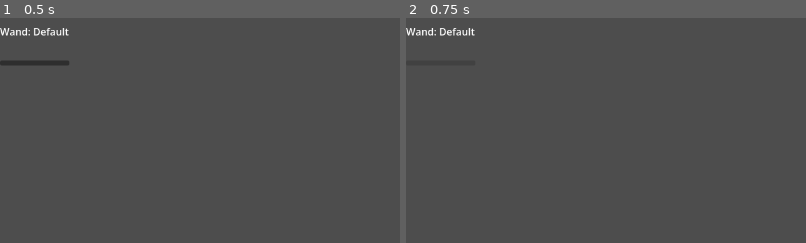
Above: before the commit, frames 1-2 (left to right).
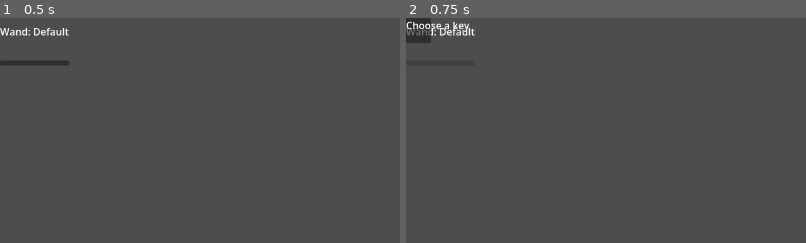
Above: after the commit, the same moments.

Repository: FakeSquiffy-Games/unguilded
Game: Godot game, scene res://scenes/world/main.tscn
Same seed, same stepped clock (60 frames per second), same inputs: the game is played once before the commit and once after it. Before the commit the project has no main scene; this scene is started directly in both runs.
Inputs (mouse positions are % of the whole screen's width and height, from its top left):
- Up to frame 1 (0.5 s): no input
- Up to frame 2 (0.75 s): click (4, 10) at 0.5 s
The pictures show only the part of the screen within x 0-50%, y 0-50%; the shares and areas given below are measured in that part.

Frame 1 is identical in both runs. In frame 2, 0.8% of the frame differs, in the area x 0-16%, y 0-12%.
Error before the commit: Invalid access to property or key 'stats' on a base object of type 'CharacterBody2D'. (res://scenes/entities/wand.gd:11)
Error after the commit: Invalid access to property or key 'display_name' on a base object of type 'Nil'. (res://scenes/ui/level_up_overlay.gd:24)

Commit message:
chore: Added Spell Resources and Fixed Scene Connections

Diff:
--- a/autoloads/SpellRegistry.gd
+++ b/autoloads/SpellRegistry.gd
@@ -1,6 +1,14 @@
 extends Node
 
-@export var all_offers: Array[KeyEntity] = []
+var all_offers: Array[KeyEntity] = []
+
+func _ready() -> void:
+	all_offers = [
+		load("res://resources/spells/key_a_fireball.tres"),
+		load("res://resources/spells/key_k_icelance.tres"),
+		load("res://resources/spells/key_j_icelance.tres"),  # same spell, different key
+		load("res://resources/spells/key_s_default.tres"),
+	]
 
 func get_random_offers(count: int) -> Array[KeyEntity]:
 	var available := all_offers.filter(
--- a/project.godot
+++ b/project.godot
@@ -11,14 +11,15 @@
 [application]
 
 config/name="Vampire Survivors"
+run/main_scene="uid://cissy37pn3xf3"
 config/features=PackedStringArray("4.6", "GL Compatibility")
 config/icon="res://icon.svg"
 
 [autoload]
 
-KeyManager="*uid://cxogxtp5xq3kk"
 SignalBus="*uid://bwjh02lq6ind"
 ChainSpellRegistry="*uid://c8gwpxxmwu015"
+KeyManager="*uid://cxogxtp5xq3kk"
 SpellRegistry="*uid://dnist6233e7wk"
 
 [display]
--- a/resources/spell_data.tscn
+++ /dev/null
@@ -1,3 +0,0 @@
-[gd_scene format=3 uid="uid://ypykd4wnfe3h"]
-
-[node name="SpellData" type="Node2D" unique_id=433877536]
--- /dev/null
+++ b/resources/spells/default_shot.tres
@@ -0,0 +1,7 @@
+[gd_resource type="Resource" script_class="SpellData" format=3 uid="uid://n4vrxhwqco6h"]
+
+[ext_resource type="Script" uid="uid://cie1k6ywlors6" path="res://resources/spell_data.gd" id="1_fvfn6"]
+
+[resource]
+script = ExtResource("1_fvfn6")
+metadata/_custom_type_script = "uid://cie1k6ywlors6"
--- /dev/null
+++ b/resources/spells/fireball.tres
@@ -0,0 +1,12 @@
+[gd_resource type="Resource" script_class="SpellData" format=3 uid="uid://bnfklwcilguiv"]
+
+[ext_resource type="Script" uid="uid://cie1k6ywlors6" path="res://resources/spell_data.gd" id="1_r2nu1"]
+
+[resource]
+script = ExtResource("1_r2nu1")
+spell_id = &"fireball"
+display_name = "Fireball"
+mana_cost = 20.0
+damage = 35.0
+speed = 300.0
+metadata/_custom_type_script = "uid://cie1k6ywlors6"
--- /dev/null
+++ b/resources/spells/ice_lance.tres
@@ -0,0 +1,13 @@
+[gd_resource type="Resource" script_class="SpellData" format=3 uid="uid://be7jhavmqe1d2"]
+
+[ext_resource type="Script" uid="uid://cie1k6ywlors6" path="res://resources/spell_data.gd" id="1_tfxp6"]
+
+[resource]
+script = ExtResource("1_tfxp6")
+spell_id = &"ice lance"
+display_name = "Ice Lance"
+mana_cost = 2.0
+activation_type = 1
+damage = 20.0
+speed = 500.0
+metadata/_custom_type_script = "uid://cie1k6ywlors6"
--- /dev/null
+++ b/resources/spells/key_a_fireball.tres
@@ -0,0 +1,9 @@
+[gd_resource type="Resource" script_class="KeyEntity" format=3 uid="uid://bytb4xk656d5"]
+
+[ext_resource type="Script" uid="uid://cw6rs1hm4jlga" path="res://resources/effects/key_effects.gd" id="1_hh7sp"]
+[ext_resource type="Script" uid="uid://brx3r3kxcw8sj" path="res://resources/key_entity.gd" id="2_lt8rp"]
+
+[resource]
+script = ExtResource("2_lt8rp")
+key = 65
+metadata/_custom_type_script = "uid://brx3r3kxcw8sj"
--- /dev/null
+++ b/resources/spells/key_j_icelance.tres
@@ -0,0 +1,9 @@
+[gd_resource type="Resource" script_class="KeyEntity" format=3 uid="uid://ctkjyd32visar"]
+
+[ext_resource type="Script" uid="uid://cw6rs1hm4jlga" path="res://resources/effects/key_effects.gd" id="1_thj7i"]
+[ext_resource type="Script" uid="uid://brx3r3kxcw8sj" path="res://resources/key_entity.gd" id="2_l33hu"]
+
+[resource]
+script = ExtResource("2_l33hu")
+key = 74
+metadata/_custom_type_script = "uid://brx3r3kxcw8sj"
--- /dev/null
+++ b/resources/spells/key_k_icelance.tres
@@ -0,0 +1,9 @@
+[gd_resource type="Resource" script_class="KeyEntity" format=3 uid="uid://c0x45si68fh5f"]
+
+[ext_resource type="Script" uid="uid://cw6rs1hm4jlga" path="res://resources/effects/key_effects.gd" id="1_rfff0"]
+[ext_resource type="Script" uid="uid://brx3r3kxcw8sj" path="res://resources/key_entity.gd" id="2_ud3xf"]
+
+[resource]
+script = ExtResource("2_ud3xf")
+key = 75
+metadata/_custom_type_script = "uid://brx3r3kxcw8sj"
--- /dev/null
+++ b/resources/spells/key_s_default.tres
@@ -0,0 +1,9 @@
+[gd_resource type="Resource" script_class="KeyEntity" format=3 uid="uid://dm7bhgkqmylqd"]
+
+[ext_resource type="Script" uid="uid://cw6rs1hm4jlga" path="res://resources/effects/key_effects.gd" id="1_gow6j"]
+[ext_resource type="Script" uid="uid://brx3r3kxcw8sj" path="res://resources/key_entity.gd" id="2_8ybmw"]
+
+[resource]
+script = ExtResource("2_8ybmw")
+key = 83
+metadata/_custom_type_script = "uid://brx3r3kxcw8sj"
--- a/scenes/entities/player.gd
+++ b/scenes/entities/player.gd
@@ -12,6 +12,7 @@
 var _moving: bool = false
 
 func _ready() -> void:
+	add_to_group("player")
 	if stats == null:
 		stats = PlayerStats.new()
 	SignalBus.hp_changed.emit(stats.hp, stats.max_hp)
--- a/scenes/entities/player.tscn
+++ b/scenes/entities/player.tscn
@@ -1,8 +1,13 @@
 [gd_scene format=3 uid="uid://ctc57wxfdeinf"]
 
+[ext_resource type="Script" uid="uid://cdqd7h2eexyns" path="res://scenes/entities/player.gd" id="1_ucweq"]
+[ext_resource type="Resource" uid="uid://vciohf0dehlt" path="res://resources/player_stats.tres" id="2_1ie0h"]
 [ext_resource type="PackedScene" uid="uid://b4pn4rft2mt7" path="res://scenes/entities/wand.tscn" id="2_08t41"]
+[ext_resource type="Resource" uid="uid://n4vrxhwqco6h" path="res://resources/spells/default_shot.tres" id="4_42nxq"]
 
 [node name="Player" type="CharacterBody2D" unique_id=1485512283]
+script = ExtResource("1_ucweq")
+stats = ExtResource("2_1ie0h")
 
 [node name="Sprite2D" type="Sprite2D" parent="." unique_id=1957053658]
 
@@ -10,8 +15,11 @@
 
 [node name="Camera2D" type="Camera2D" parent="." unique_id=934032469]
 
+[node name="ManaTimer" type="Timer" parent="." unique_id=517768462]
+wait_time = 0.5
+autostart = true
+
 [node name="Wand" parent="." unique_id=635330315 instance=ExtResource("2_08t41")]
-
-[node name="ManaTimer" type="Timer" parent="." unique_id=517768462]
+default_spell = ExtResource("4_42nxq")
 
 [connection signal="timeout" from="ManaTimer" to="Wand" method="_on_mana_timer_timeout"]
--- /dev/null
+++ b/scenes/world/main.gd
@@ -0,0 +1,11 @@
+extends Node2D
+
+func _ready() -> void:
+	# Register chain sequences → spell combos
+	# Format: register_chain([KEY_A, KEY_B, ...], spell_resource)
+
+	var fireball: SpellData = load("res://resources/spells/fireball.tres")
+	ChainSpellRegistry.register_chain([KEY_A, KEY_K, KEY_J], fireball)
+
+	var ice_lance: SpellData = load("res://resources/spells/ice_lance.tres")
+	ChainSpellRegistry.register_chain([KEY_S, KEY_S], ice_lance)
--- a/scenes/world/main.tscn
+++ b/scenes/world/main.tscn
@@ -1,14 +1,12 @@
 [gd_scene format=3 uid="uid://cissy37pn3xf3"]
 
 [ext_resource type="PackedScene" uid="uid://ctc57wxfdeinf" path="res://scenes/entities/player.tscn" id="1_0wkb6"]
-[ext_resource type="Script" uid="uid://cdqd7h2eexyns" path="res://scenes/entities/player.gd" id="1_wbupf"]
-[ext_resource type="Resource" uid="uid://vciohf0dehlt" path="res://resources/player_stats.tres" id="2_7tdlr"]
+[ext_resource type="Script" uid="uid://bm8n6mrt72yey" path="res://scenes/world/main.gd" id="1_wbupf"]
 [ext_resource type="PackedScene" uid="uid://dik8odk23frg1" path="res://scenes/ui/user_interface.tscn" id="2_f8fyy"]
 [ext_resource type="PackedScene" uid="uid://dm0o20t4xnxgs" path="res://scenes/ui/level_up_overlay.tscn" id="3_wbupf"]
 
 [node name="Main" type="Node2D" unique_id=1429375156]
 script = ExtResource("1_wbupf")
-stats = ExtResource("2_7tdlr")
 metadata/_edit_group_ = true
 
 [node name="Player" parent="." unique_id=1485512283 instance=ExtResource("1_0wkb6")]
Not shown, added: scenes/world/main.gd.uid
